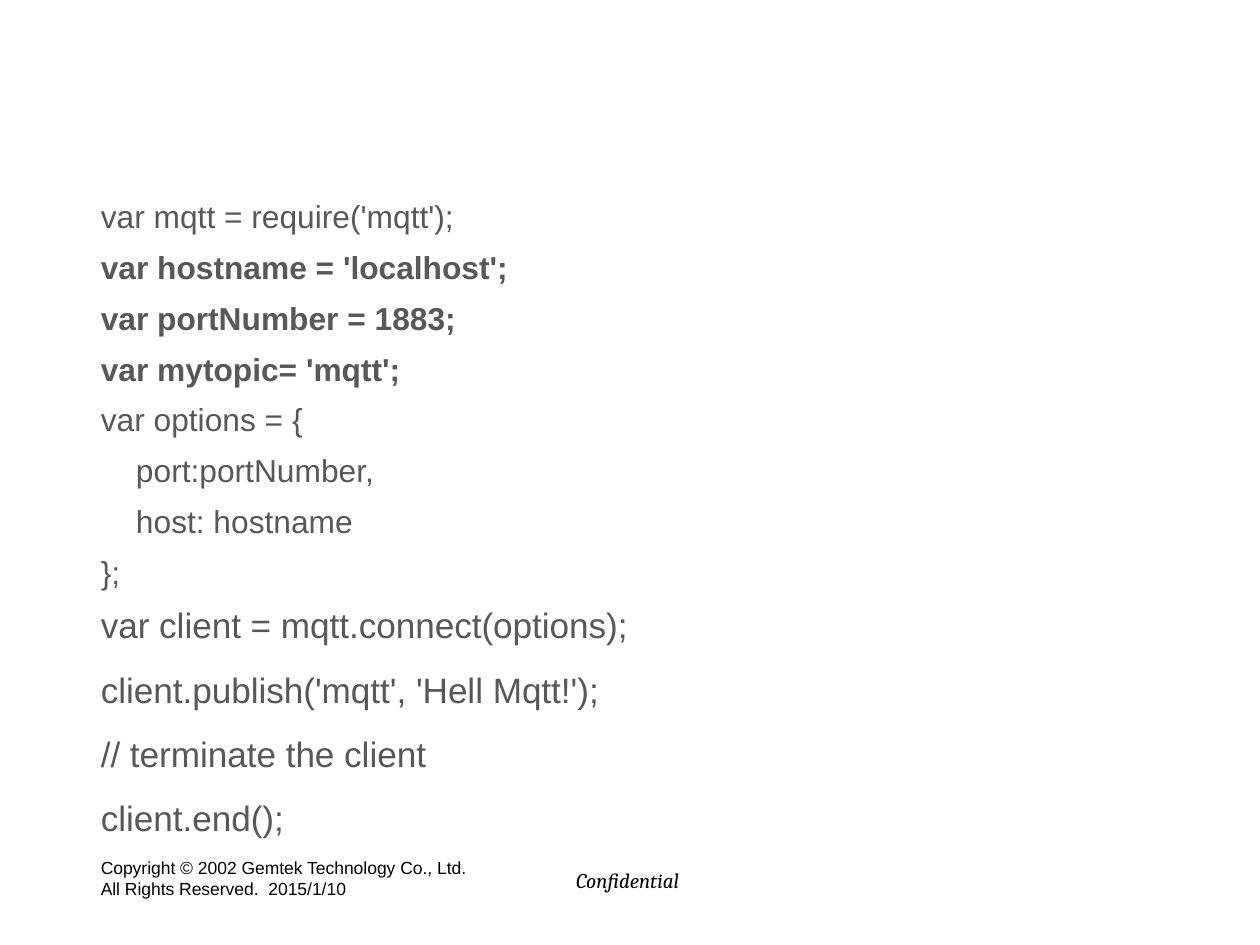
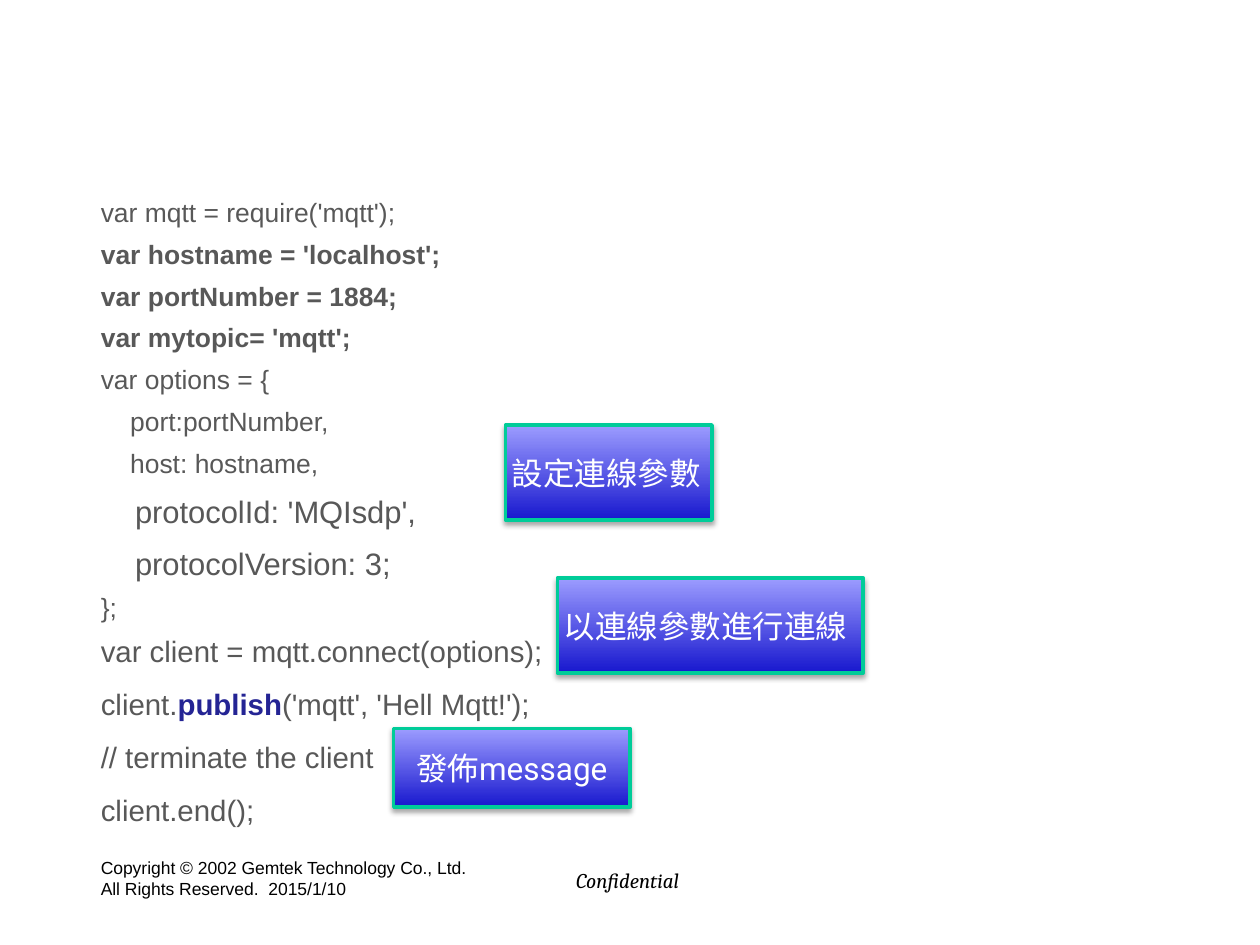
Before and after one commit to hyper570908/demo, a slide deck: slide 15 of doc/GIot_Session2.pptx (slide 18 before the commit). Drawn at 1260x945 pixels with LibreOffice and Linux fonts; fonts in the diff are those of the drawing; background and template pictures are left out. Boxes give left, top, right and bottom in pixels: in the first picture for what was removed or moved away, otherwise in the second. Text is boxed around its words. In the diff, an @@ line names an element or a change of style, - is before the commit and + after.

```diff
--- a/doc/GIot_Session2.pptx
+++ b/doc/GIot_Session2.pptx
@@ text at (101, 203, 543, 827): size 18.1 to 15.1 pt in "var mqtt = require('mqtt');", "var hostname = 'localhost';", "var mytopic= 'mqtt';", "var options = {" and 2 more places; size 20.1 to 16.8 pt in "var client = mqtt.connect(options);", "client.publish('mqtt', 'Hell Mqtt!');", "// terminate the client", "client.end();"; text colour #585858 to #242494, bold on in "client.publish('mqtt',"; less space between paragraphs @@
@@ text at (101, 287, 397, 311): text changed; size 18.1 to 15.1 pt @@
-var portNumber = 1883;
+var portNumber = 1884;
@@ rectangle added at (505, 425, 712, 519), fill gradient #1818CE to #9C9CFF, outline #00CC99 2 pt, 18 pt, text #FFFFFF @@
+設定連線參數
@@ text at (130, 454, 416, 581): text changed; size 18.1 to 17.6 pt @@
-host: hostname
+host: hostname,
+protocolId: 'MQIsdp',
+protocolVersion: 3;
@@ rectangle added at (557, 578, 863, 673), fill gradient #1818CE to #9C9CFF, outline #00CC99 2 pt, 18 pt, text #FFFFFF @@
+以連線參數進行連線
@@ rectangle added at (393, 728, 629, 808), fill gradient #1818CE to #9C9CFF, outline #00CC99 2 pt, 18 pt, text #FFFFFF @@
+發佈message
```
Also in this commit, not shown: 31 other slides changed, 9 slides added, 11 slides removed.
